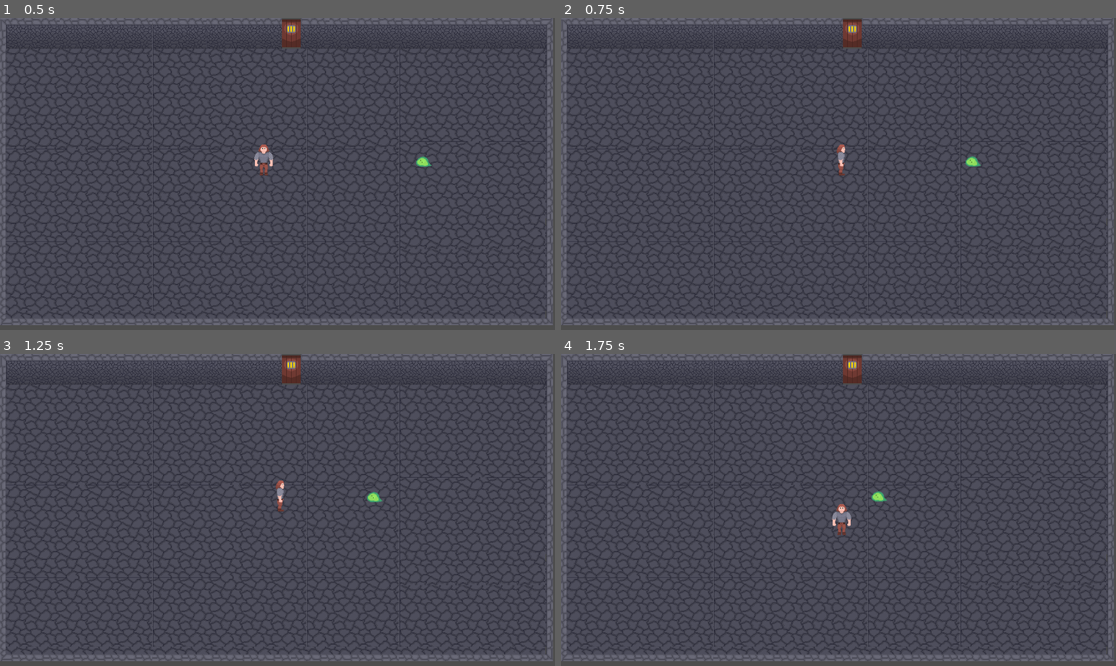
Above: before the commit, frames 1-4 (two rows, left to right).
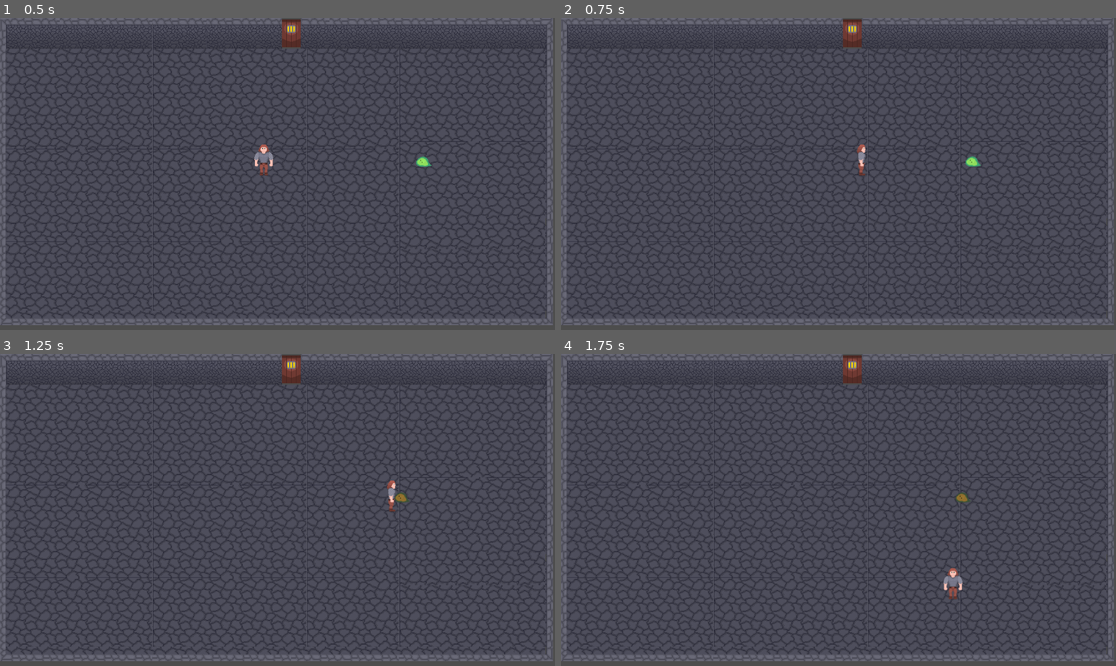
Above: after the commit, the same moments.

Repository: EsderJ10/proyecto-lqs
Game: Godot game, scene res://Scenes/test_room.tscn
Two runs of this game, one before a commit and one after it. Both use one fixed random seed, a clock stepped at 60 frames per second and the inputs below.
Inputs:
- Up to frame 1 (0.5 s): no input
- Up to frame 2 (0.75 s): hold Right (move_right) from 0.53 s (still down); tap E (player_attack) at 0.6 s
- Up to frame 3 (1.25 s): keep holding Right (move_right); tap Space (player_dash) at 0.8 s
- Up to frame 4 (1.75 s): release Right (move_right) at 1.28 s; hold Down (move_down) from 1.28 s (still down); tap Space (player_dash) at 1.35 s; tap E (player_attack) at 1.55 s

Frame 1 is identical in both runs. In frame 2, 0.2% of the frame differs, in the area x 49-55%, y 40-51%; in frame 3, 0.3%; in frame 4, 0.5%, in the area x 48-74%, y 43-79%.

Commit message:
Improved logic, gameplay and transition of attack-movement of player #9

Diff:
--- a/Scenes/player.tscn
+++ b/Scenes/player.tscn
@@ -61,7 +61,6 @@
 
 [node name="Player" type="CharacterBody2D"]
 script = ExtResource("1_avkim")
-metadata/_edit_group_ = true
 
 [node name="AnimatedSprite2D" type="AnimatedSprite2D" parent="."]
 sprite_frames = SubResource("SpriteFrames_tldux")
@@ -74,7 +73,7 @@
 [node name="HitboxAttack" type="Area2D" parent="."]
 
 [node name="CollisionShape2D" type="CollisionShape2D" parent="HitboxAttack"]
-position = Vector2(0, 34)
+position = Vector2(0, 38)
 shape = SubResource("RectangleShape2D_cvnsp")
 debug_color = Color(0.780821, 0.436582, 5.77569e-07, 0.42)
 
--- a/Scripts/Character/player.gd
+++ b/Scripts/Character/player.gd
@@ -1,12 +1,16 @@
 extends CharacterBody2D
 
+# Parameters
 @export var speed: int = 421
+@export var acceleration: float = 0.5
+@export var friction: float = 0.7
 @export var attack_duration: float = 0.3
 @export var attack_cooldown: float = 0.5
 @export var dash_speed: int = 1211
 @export var dash_duration: float = 0.3
 @export var dash_cooldown: float = 1.0
 
+# Nodes references
 @onready var animated_sprite: AnimatedSprite2D = $AnimatedSprite2D
 @onready var hitbox_attack: Area2D = $HitboxAttack
 @onready var attack_cooldown_timer: Timer = $AttackCooldownTimer
@@ -14,53 +18,82 @@
 @onready var dash_timer: Timer = $DashTimer
 @onready var dash_cooldown_timer: Timer = $DashCooldownTimer
 
+# State variables
 var can_attack: bool = true
 var can_dash: bool = true
 var is_attacking: bool = false
 var is_dashing: bool = false
 var current_direction: String = "down"
 var dash_direction: Vector2 = Vector2.ZERO
+var movement_input: Vector2 = Vector2.ZERO
 
 func _ready() -> void:
 	hitbox_attack.monitoring = false
+	# Setup timers
+	attack_timer.wait_time = attack_duration
+	attack_cooldown_timer.wait_time = attack_cooldown
+	dash_timer.wait_time = dash_duration
+	dash_cooldown_timer.wait_time = dash_cooldown
 
 func _process(_delta: float) -> void:
-	if Input.is_action_just_pressed("player_attack") and can_attack and !is_dashing:
+	handle_input()
+	update_animation()
+
+func _physics_process(_delta: float) -> void:
+	movement_input = get_movement_input()
+
+	var target_velocity = Vector2.ZERO
+
+	if is_dashing:
+		target_velocity = dash_direction * dash_speed
+	else:
+		target_velocity = movement_input * speed
+
+	# Smoother movement with acceleration and friction applied
+	if target_velocity.length() > 0:
+		velocity = velocity.lerp(target_velocity, acceleration)
+	else:
+		velocity = velocity.lerp(Vector2.ZERO, friction)
+
+	move_and_slide()
+
+func handle_input() -> void:
+	if Input.is_action_just_pressed("player_attack") and can_attack:
 		attack()
-
-	# Check for dash input
-	if Input.is_action_just_pressed("player_dash") and can_dash and !is_attacking:
+	if Input.is_action_just_pressed("player_dash") and can_dash:
 		dash()
 
-func _physics_process(_delta: float) -> void:
-	var movement = Vector2.ZERO # Vector de movimiento del personaje (x,y)
+func get_movement_input() -> Vector2:
+	var input = Vector2.ZERO
 
-	if !is_attacking and !is_dashing:
-		if Input.is_action_pressed("move_right"):
-			movement.x += 1
-			animated_sprite.play("right")
-			current_direction = "right"
-		if Input.is_action_pressed("move_left"):
-			movement.x -= 1
-			animated_sprite.play("left")
-			current_direction = "left"
-		if Input.is_action_pressed("move_up"):
-			movement.y -= 1
-			animated_sprite.play("up")
-			current_direction = "up"
-		if Input.is_action_pressed("move_down"):
-			movement.y += 1
-			animated_sprite.play("down")
-			current_direction = "down"
+	if Input.is_action_pressed("move_right"):
+		input.x += 1
+		current_direction = "right"
+	if Input.is_action_pressed("move_left"):
+		input.x -= 1
+		current_direction = "left"
+	if Input.is_action_pressed("move_up"):
+		input.y -= 1
+		current_direction = "up"
+	if Input.is_action_pressed("move_down"):
+		input.y += 1
+		current_direction = "down"
 
-		if movement.length() > 0:
-			movement = movement.normalized() * speed  # Normalizamos para evitar que vaya a mayor velocidad en diagonal
+	return input.normalized() if input.length() > 0 else input
 
-	elif is_dashing:
-		movement = dash_direction * dash_speed
-
-	velocity = movement
-	move_and_slide()
+func update_animation() -> void:
+	if movement_input.length() > 0 and !is_dashing:
+		# Assign animation based on movement direction
+		if abs(movement_input.x) > abs(movement_input.y):
+			if movement_input.x > 0:
+				animated_sprite.play("right")
+			else:
+				animated_sprite.play("left")
+		else:
+			if movement_input.y > 0:
+				animated_sprite.play("down")
+			else:
+				animated_sprite.play("up")
 
 func attack() -> void:
 	is_attacking = true
@@ -69,7 +102,7 @@
 	position_hitbox()
 	hitbox_attack.monitoring = true
 
-	# Inicializar temporizadores
+	# Start timers
 	attack_timer.start()
 	attack_cooldown_timer.start()
 
@@ -77,54 +110,39 @@
 	is_dashing = true
 	can_dash = false
 
-	dash_direction = Vector2.ZERO
-
-	if Input.is_action_pressed("move_right"):
-		dash_direction.x += 1
-	if Input.is_action_pressed("move_left"):
-		dash_direction.x -= 1
-	if Input.is_action_pressed("move_up"):
-		dash_direction.y -= 1
-	if Input.is_action_pressed("move_down"):
-		dash_direction.y += 1
-
-	# If no keys are pressed, use instead the current direction
-	if dash_direction == Vector2.ZERO:
-		match current_direction:
-			"right":
-				dash_direction = Vector2(1, 0)
-			"left":
-				dash_direction = Vector2(-1, 0)
-			"up":
-				dash_direction = Vector2(0, -1)
-			"down":
-				dash_direction = Vector2(0, 1)
-
-	# Normalize the direction
-	if dash_direction.length() > 0:
-		dash_direction = dash_direction.normalized()
-
-	# TODO: Add dash animation.
+	# Determine dash direction based on input or current facing direction
+	if movement_input != Vector2.ZERO:
+		dash_direction = movement_input
+	else:
+		dash_direction = get_direction_vector(current_direction)
 
 	# Start timers
-	dash_timer.start(dash_duration)
-	dash_cooldown_timer.start(dash_cooldown)
+	dash_timer.start()
+	dash_cooldown_timer.start()
+
+func get_direction_vector(dir: String) -> Vector2:
+	match dir:
+		"right":
+			return Vector2(1, 0)
+		"left":
+			return Vector2(-1, 0)
+		"up":
+			return Vector2(0, -1)
+		"down":
+			return Vector2(0, 1)
+	return Vector2.ZERO
 
 func position_hitbox() -> void:
-	# Adjust hitbox position/rotation based in the current direction
+	# Adjust hitbox position/rotation based on the current direction
 	match current_direction:
 		"right":
 			hitbox_attack.rotation_degrees = -90
-			hitbox_attack.position = Vector2(20, 0)
 		"left":
 			hitbox_attack.rotation_degrees = 90
-			hitbox_attack.position = Vector2(-20, 0)
 		"up":
 			hitbox_attack.rotation_degrees = 180
-			hitbox_attack.position = Vector2(0, -20)
 		"down":
 			hitbox_attack.rotation_degrees = 0
-			hitbox_attack.position = Vector2(0, 20)
 
 func _on_attack_timer_timeout() -> void:
 	# Disable the hitbox after attack
@@ -144,6 +162,6 @@
 	if body.has_method("take_damage"):
 		body.take_damage(1)
 
-# Función para que los enemigos detecten al personaje/jugador
+# Function for enemy detection
 func player():
 	pass
